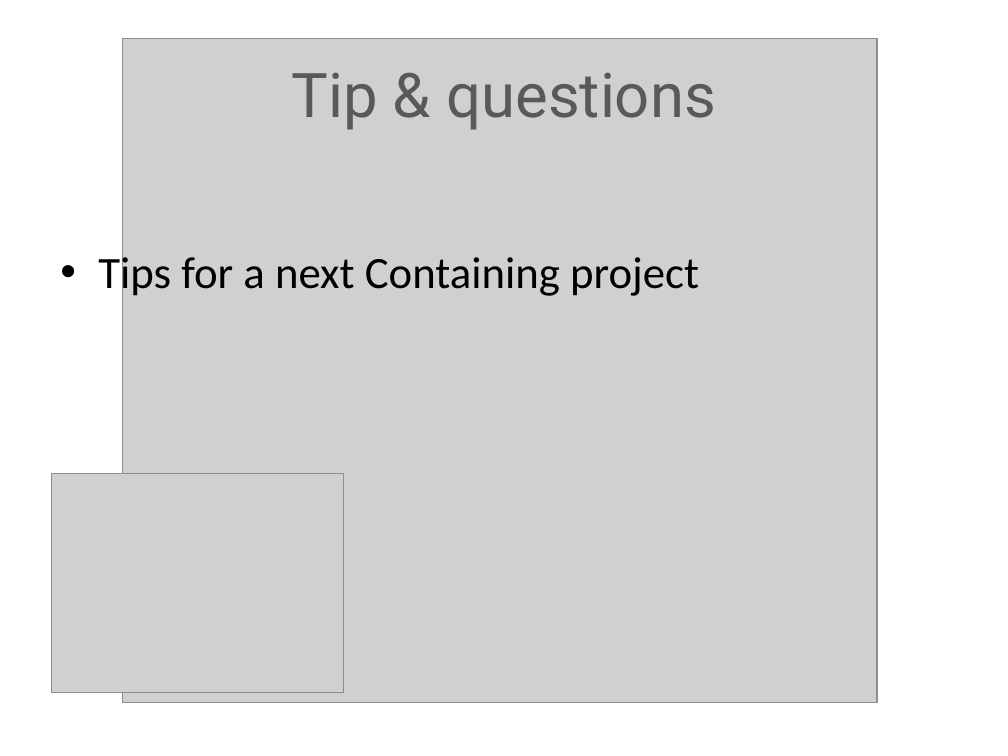
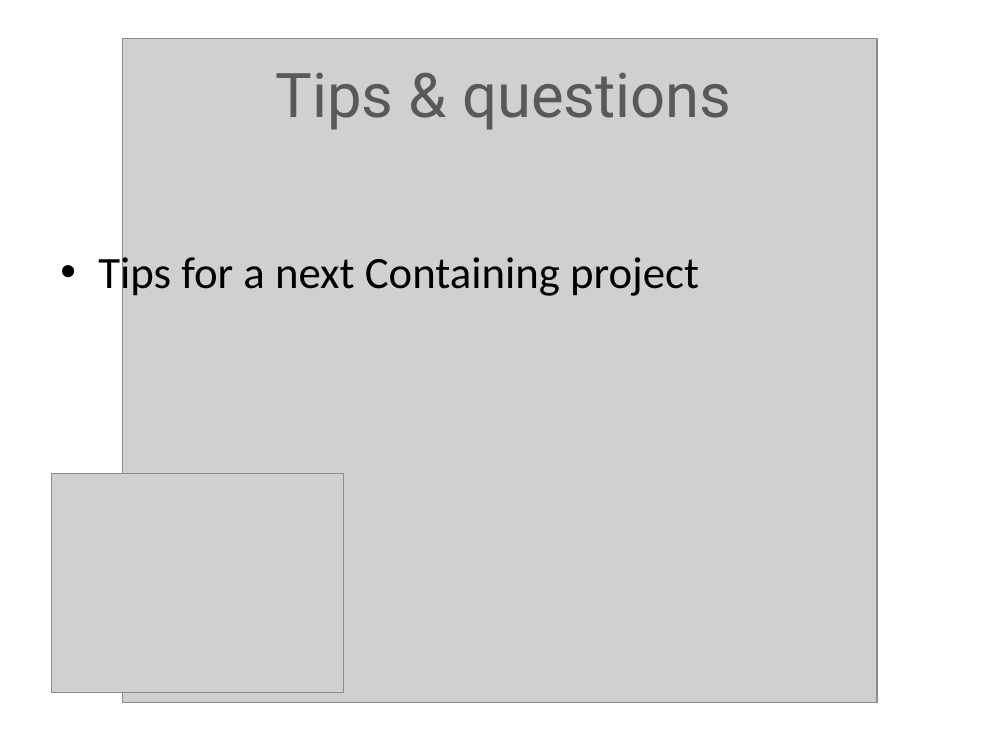
Before and after one commit to GRAAFYME/ContainingJ2P2P, a slide deck: slide 18 of Documentatie/Presentatie/ContainingPresentatie.pptx. Drawn at 1008x756 pixels with LibreOffice and Linux fonts; fonts in the diff are those of the drawing; grey boxes stand for pictures. Boxes give left, top, right and bottom in pixels: in the first picture for what was removed or moved away, otherwise in the second. Text is boxed around its words. In the diff, an @@ line names an element or a change of style, - is before the commit and + after.

```diff
--- a/Documentatie/Presentatie/ContainingPresentatie.pptx
+++ b/Documentatie/Presentatie/ContainingPresentatie.pptx
@@ title at (276, 72, 731, 130): text changed @@
-Tip & questions
+Tips & questions
```
Also in this commit, not shown: 4 other slides changed, 1 slide added.
